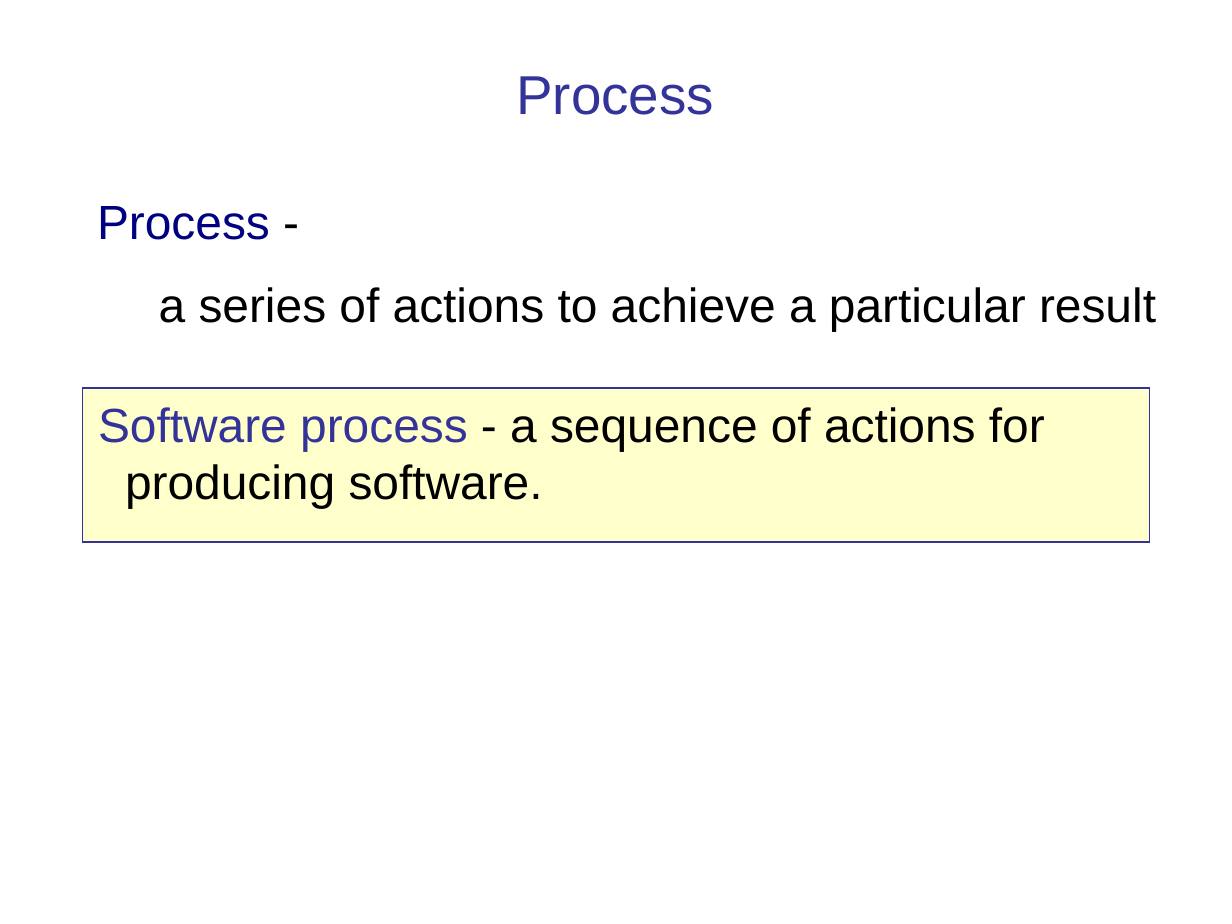
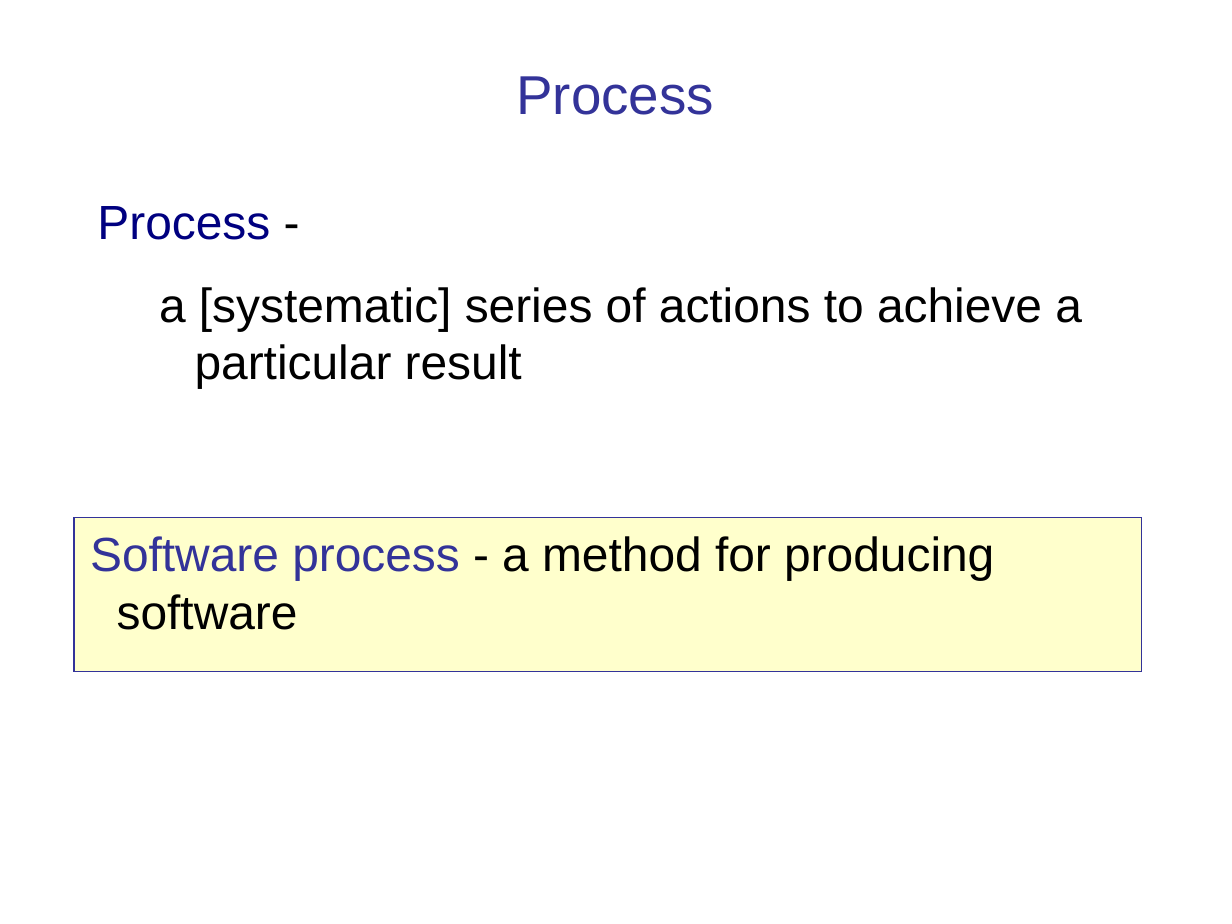
Before and after one commit to cpske/ISP, a slide deck: slide 5 of software-process/Introduction-software-process.ppt (slide 12 before the commit). Drawn at 1232x924 pixels with LibreOffice and Linux fonts; fonts in the diff are those of the drawing. Boxes give left, top, right and bottom in pixels: in the first picture for what was removed or moved away, otherwise in the second. Text is boxed around its words. In the diff, an @@ line names an element or a change of style, - is before the commit and + after.

Commit message:
work on software process intro

```diff
--- a/software-process/Introduction-software-process.ppt
+++ b/software-process/Introduction-software-process.ppt
@@ text at [159, 287, 1082, 388]: text changed @@
-  a series of actions to achieve a particular result
+  a [systematic] series of actions to achieve a particular result
@@ rectangle "Software process - a method ...": place and size @@
-rectangle "Software process - a method ..." at [83, 388, 1149, 542]
+rectangle "Software process - a method ..." at [74, 517, 1141, 671]
@@ text in rectangle at [90, 536, 994, 630]: text changed @@
-Software process - a sequence of actions for producing software.
+Software process - a method for producing software
```
Also in this commit, not shown: 10 other slides changed, 9 slides added, 2 slides removed, 5 other files.
